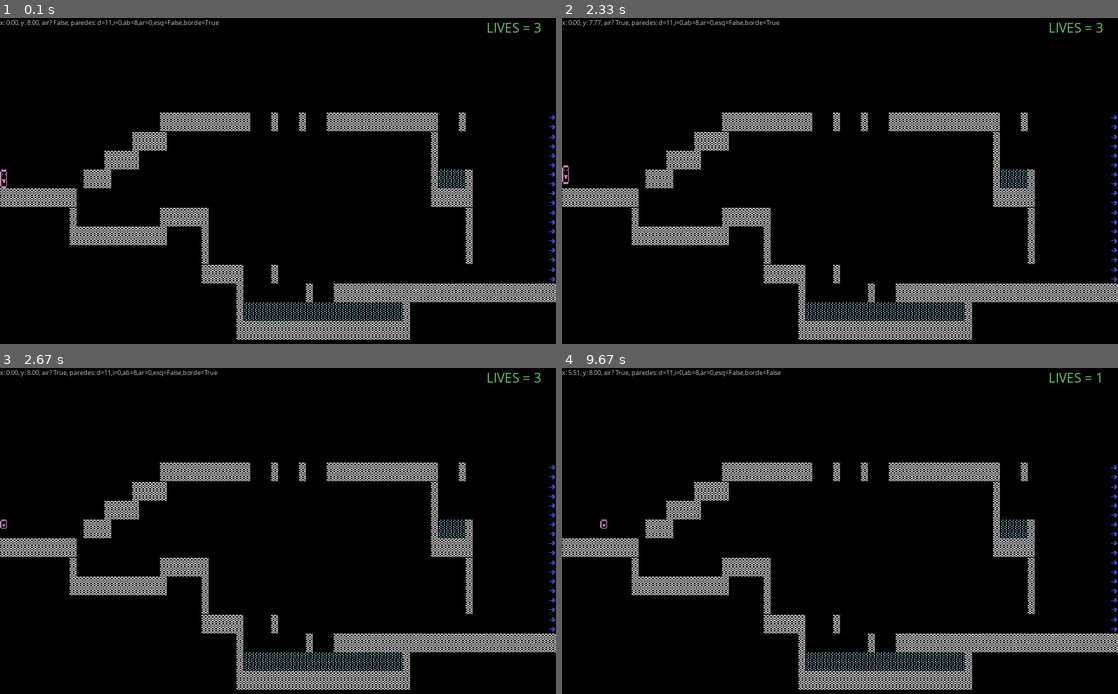
Above: before the commit, frames 1-4 (two rows, left to right).
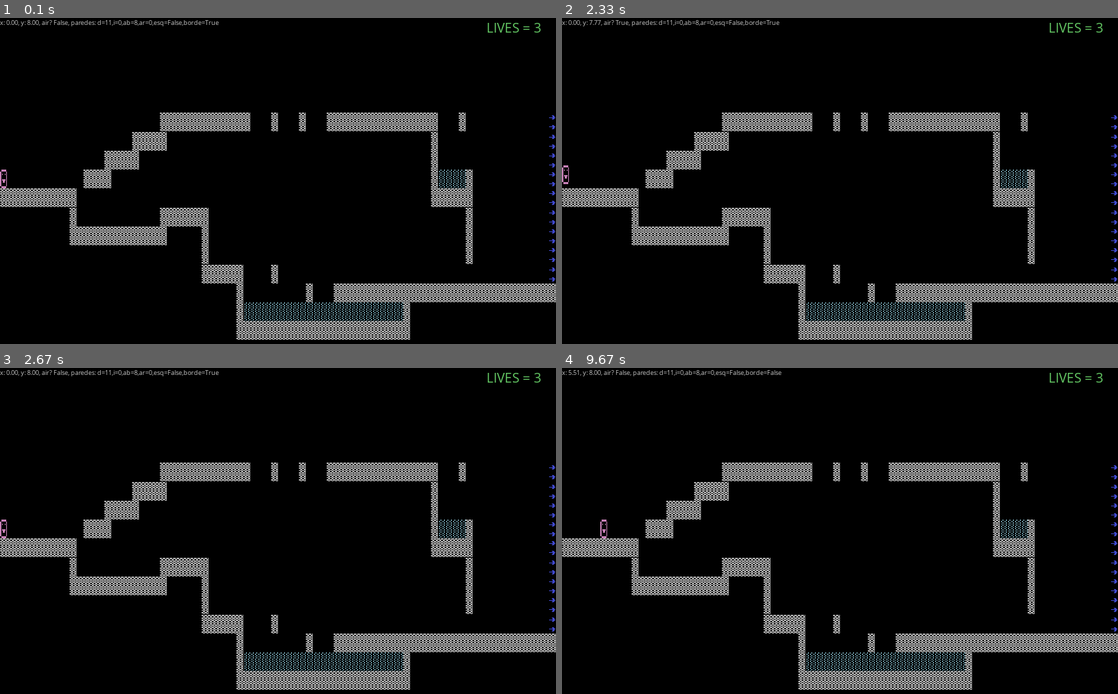
Above: after the commit, the same moments.

Repository: Poncho-dotnet/superfco
Game: pygame game, started from pygames/superfco/superfco.py
Two runs of this game, one before a commit and one after it. Both use one fixed random seed, a clock stepped at 60 frames per second and the inputs below.
Inputs:
- Up to frame 1 (0.1 s): no input
- Up to frame 2 (2.33 s): tap 2 at 0.33 s; tap 8 at 1.67 s
- Up to frame 3 (2.67 s): no input
- Up to frame 4 (9.67 s): tap 6 at 4.5 s; tap 7 at 5.83 s; tap 9 at 8.67 s

Frames 1-2 are identical in both runs. In frame 3, 0.3% of the frame differs, in the area x 0-40%, y 0-53%; in frame 4, 0.3%, in the area x 6-98%, y 0-53%.

Commit message:
better corner detection

Diff:
--- a/pygames/superfco/entities.py
+++ b/pygames/superfco/entities.py
@@ -75,7 +75,7 @@
             self.posy = borde.arriba
             self.vspeed = 0
         if self.posy > borde.abajo:
-            if self.vspeed > 1.0:
+            if self.vspeed > -self.v_jump * 2:
                 self.is_dead = True
                 self.image = self.images[1]
 
--- a/pygames/superfco/terrainutils.py
+++ b/pygames/superfco/terrainutils.py
@@ -78,11 +78,15 @@
 
     # first we check if player is near border/grid
     intx, inty = round(playerx), round(playery)
+
+    # ☺█  is not corner    ☺   is corner     ☺    is not corner
+    #  █                    █                ██
+
     if abs(inty - playery) < 0.05 and abs(intx - playerx) < 0.05:
         # then we check if down is empty and diagonal is blocked
-        if intx < cols and level_structure[inty+1][intx] in passable_terrain and level_structure[inty+1][intx+1] in blocked_terrain:
+        if intx < cols and level_structure[inty+1][intx] in passable_terrain and level_structure[inty][intx+1] in passable_terrain and level_structure[inty+1][intx+1] in blocked_terrain:
             result.esesquina = True
-        if intx > 0 and level_structure[inty+1][intx] in passable_terrain and level_structure[inty+1][intx-1] in blocked_terrain:
+        if intx > 0 and level_structure[inty+1][intx] in passable_terrain and level_structure[inty][intx-1] in passable_terrain  and level_structure[inty+1][intx-1] in blocked_terrain:
             result.esesquina = True
 
     return result
